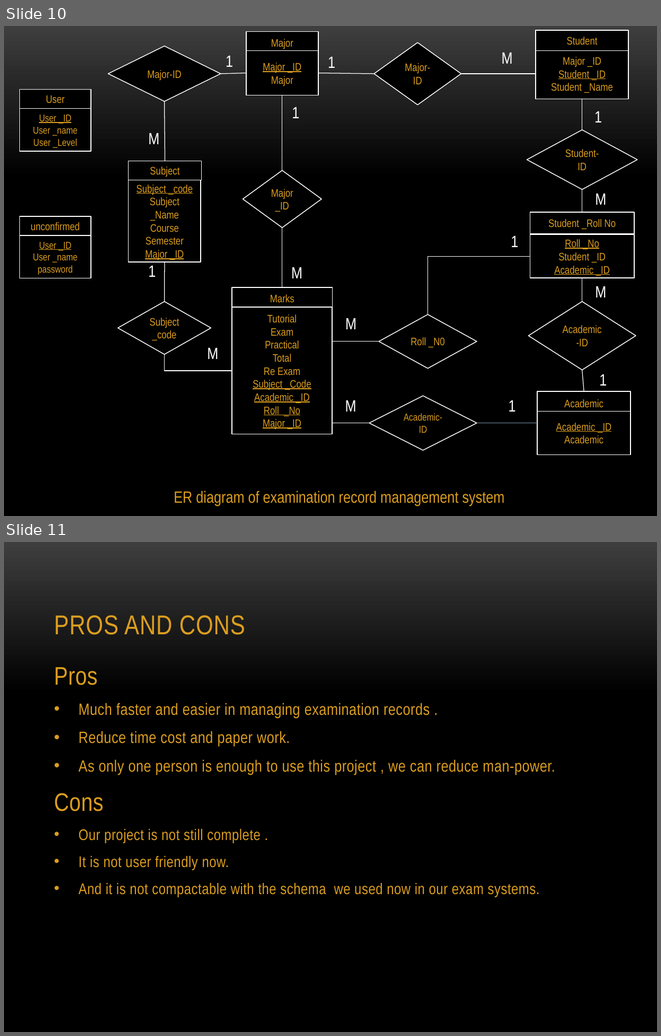
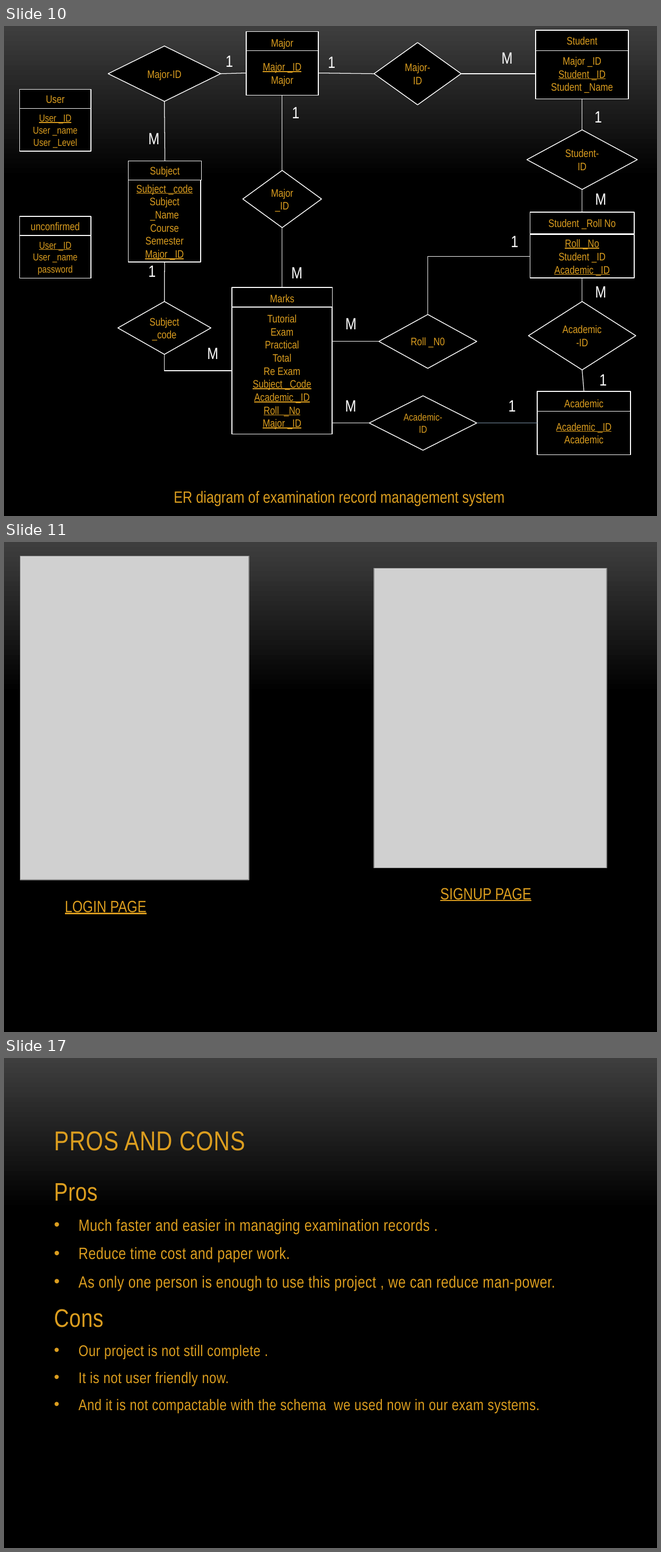
Before and after one commit to team7mit/ExamRecordQQ, a slide deck: Examination Record Management System.pptx. Shown one above the other, each under a label of ours: slides 10 and 11 before the commit, slides 10, 11 and 17 after it; the slides between them are not shown. The pictures are 661x1036 and 661x1552 pixels, drawn with LibreOffice and Linux fonts; fonts in the diff are those of the drawing; grey boxes stand for pictures; background and template pictures are left out. Boxes give left, top, right and bottom in pixels: in the first picture for what was removed or moved away, otherwise in the second. Text is boxed around its words. In the diff, an @@ line names an element or a change of style, - is before the commit and + after.

```diff
--- a/Examination Record Management System.pptx
+++ b/Examination Record Management System.pptx
@@ slide 11 added at [4, 542, 657, 1032], background picture (left out) @@
@@ picture added at [20, 556, 249, 880] @@
@@ picture added at [374, 568, 607, 867] @@
@@ text added at [440, 888, 531, 901], 18 pt, text #DC9E1F, underline @@
+SIGNUP PAGE
@@ text added at [65, 900, 146, 914], 18 pt, text #DC9E1F, underline @@
+LOGIN PAGE
@@ what was slide 11 is now slide 17 @@
```
Also in this commit, not shown: 5 other slides added.
